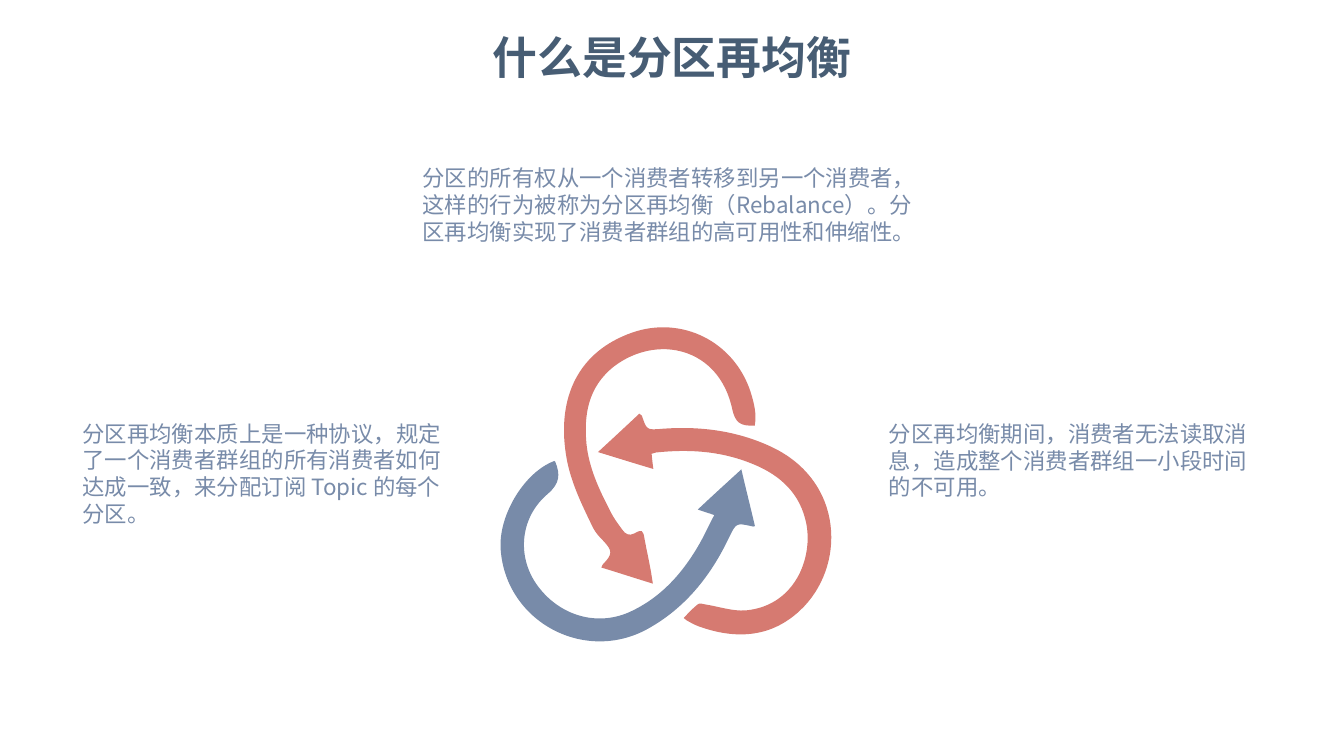
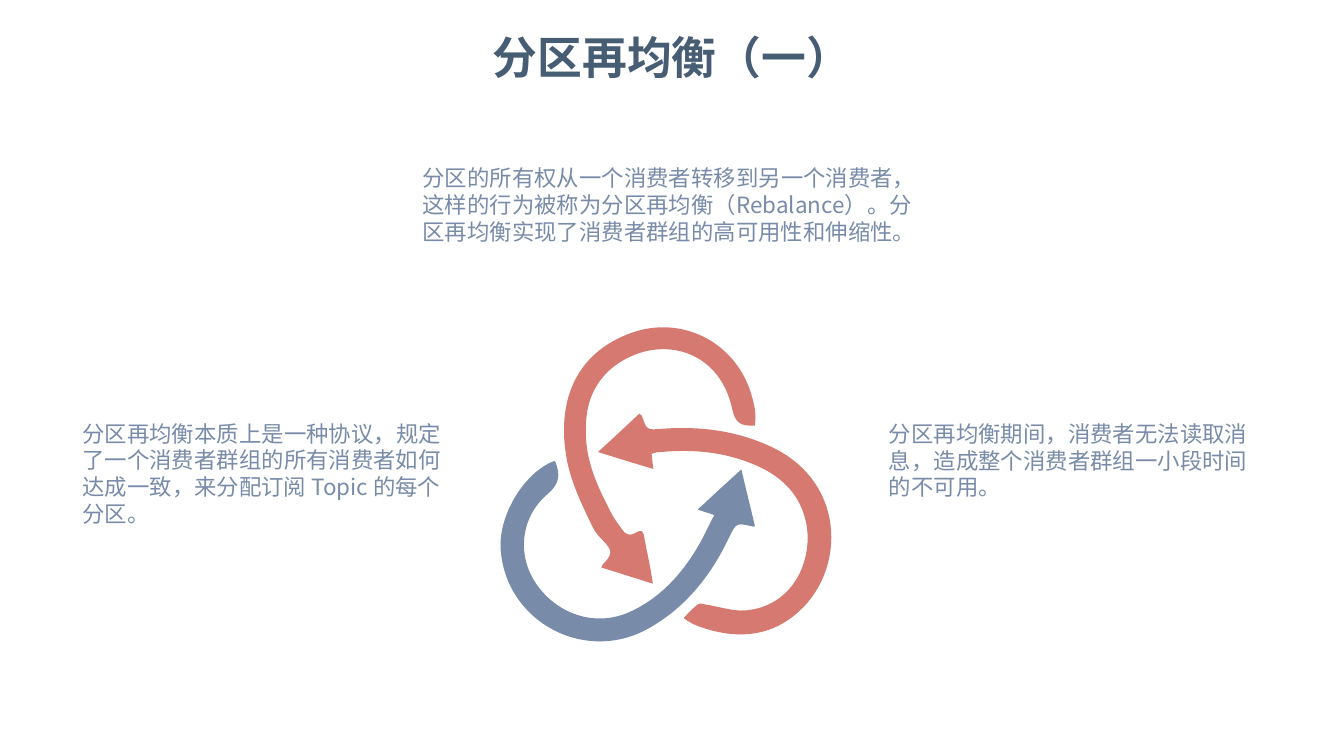
Before and after one commit to dunwu/bigdata-tutorial, a slide deck: slide 16 of assets/kafka/kafka.pptx (slide 14 before the commit). Drawn at 1344x756 pixels with LibreOffice and Linux fonts; fonts in the diff are those of the drawing; background and template pictures are left out. Boxes give left, top, right and bottom in pixels: in the first picture for what was removed or moved away, otherwise in the second. Text is boxed around its words. In the diff, an @@ line names an element or a change of style, - is before the commit and + after.

```diff
--- a/assets/kafka/kafka.pptx
+++ b/assets/kafka/kafka.pptx
@@ text at (x1=493, y1=35, x2=851, y2=79): text changed @@
-什么是分区再均衡
+分区再均衡（一）
```
Also in this commit, not shown: 7 other slides changed, 4 slides added, 2 slides removed, 7 other files.
